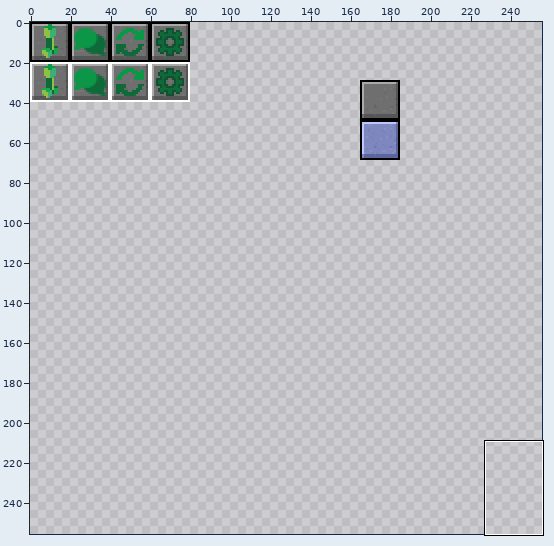
File history of a sprite sheet, common/src/main/resources/assets/minetogether/textures/widgets.png. Above, an overview of the earlier version with the close-up marked.
Close-up. First the earlier version:
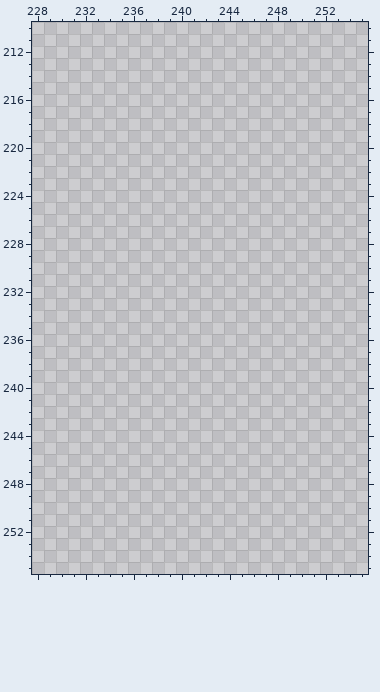
The file is 256x256 pixels. Colours within 5 levels of each other are drawn and written as one. Shown: x 228..255, y 210..255. The commit also changed other parts of the picture, which this record leaves out.
New version:
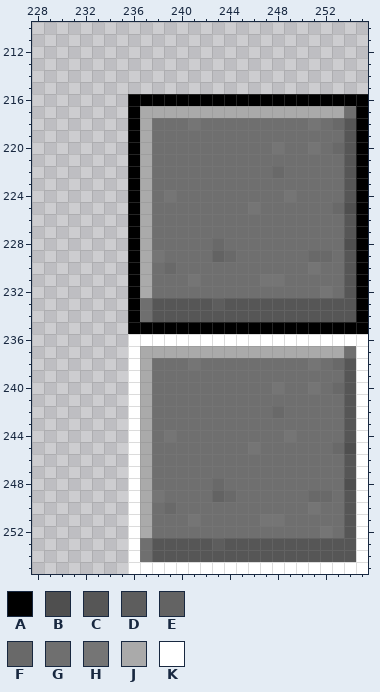
Palette (. is transparent): A #000000  B #4f4f4f  C #565656  D #5d5d5d  E #636363  F #696969  G #6f6f6f  H #757575  J #aaaaaa  K #ffffff
Changes in this commit:
Changed rows in their new state; - is an unchanged pixel.
first column x 236:
216 AAAAAAAAAAAAAAAAAAAA
217 AJJJJJJJJJJJJJJJJJGA
218 AJGGGHGGGGGGGGGHGFCA
219 AJGGGGGGGGGGGGGGGGCA
220 AJGGGGGGGGGGHGGHGFCA
221 AJGGGGGGGGGGGGGGGGCA
222 AJGGGGGGGGGGFGGGGGCA
223 AJGGGGGGGGGGGGGGGGCA
224 AJGHGGGGGGGGGHGGGGCA
225 AJGGGGGGGGHGGGGGGFBA
226 AJGGGGGGGGGGGGGGGGCA
227 AJGGGGGGGGGGGGGGGGCA
228 AJGGGGGFGGGGGGGGGGBA
229 AJHGGGGEFGGGGGGFFGCA
230 AJGFGGGGGGGGGGGHGGCA
231 AJGGGHGGGGGHHGGGGGCA
232 AJGGGGGGGGGGGGGGHGCA
233 AGCCCCCDCCCCCCCCCCCA
234 AGCCCCCCCCCCCCCCCCCA
235 AAAAAAAAAAAAAAAAAAAA
236 KKKKKKKKKKKKKKKKKKKK
237 KJJJJJJJJJJJJJJJJJGK
238 KJGGGHGGGGGGGGGHGFCK
239 KJGGGGGGGGGGGGGGGGCK
240 KJGGGGGGGGGGHGGHGFCK
241 KJGGGGGGGGGGGGGGGGCK
242 KJGGGGGGGGGGFGGGGGCK
243 KJGGGGGGGGGGGGGGGGCK
244 KJGHGGGGGGGGGHGGGGCK
245 KJGGGGGGGGHGGGGGGFBK
246 KJGGGGGGGGGGGGGGGGCK
247 KJGGGGGGGGGGGGGGGGCK
248 KJGGGGGFGGGGGGGGGGBK
249 KJHGGGGEFGGGGGGFFGCK
250 KJGFGGGGGGGGGGGHGGCK
251 KJGGGHGGGGGHHGGGGGCK
252 KJGGGGGGGGGGGGGGHGCK
253 KGCCCCCDCCCCCCCCCCCK
254 KGCCCCCCCCCCCCCCCCCK
255 KKKKKKKKKKKKKKKKKKKK
